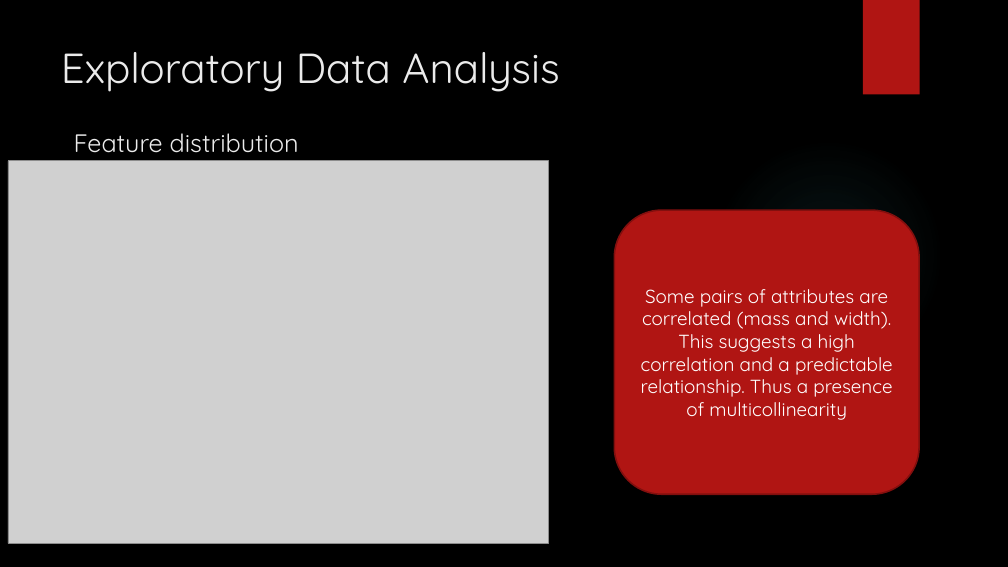
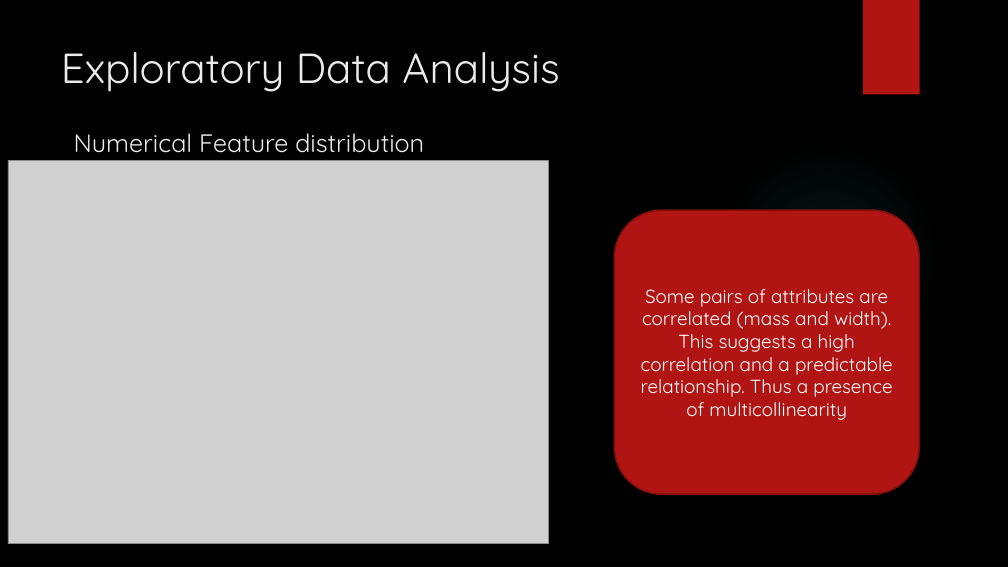
Before and after one commit to SelectTshepo/Presentation, a slide deck: slide 9 of Presentation.pptx (slide 8 before the commit). Drawn at 1008x567 pixels with LibreOffice and Linux fonts; fonts in the diff are those of the drawing; grey boxes stand for pictures; background and template pictures are left out. Boxes give left, top, right and bottom in pixels: in the first picture for what was removed or moved away, otherwise in the second. Text is boxed around its words. In the diff, an @@ line names an element or a change of style, - is before the commit and + after.

```diff
--- a/Presentation.pptx
+++ b/Presentation.pptx
@@ text at bbox=[74, 133, 424, 153]: text changed @@
-Feature distribution
+Numerical Feature distribution
```
Also in this commit, not shown: 10 other slides changed, 6 slides added, 2 slides removed.
